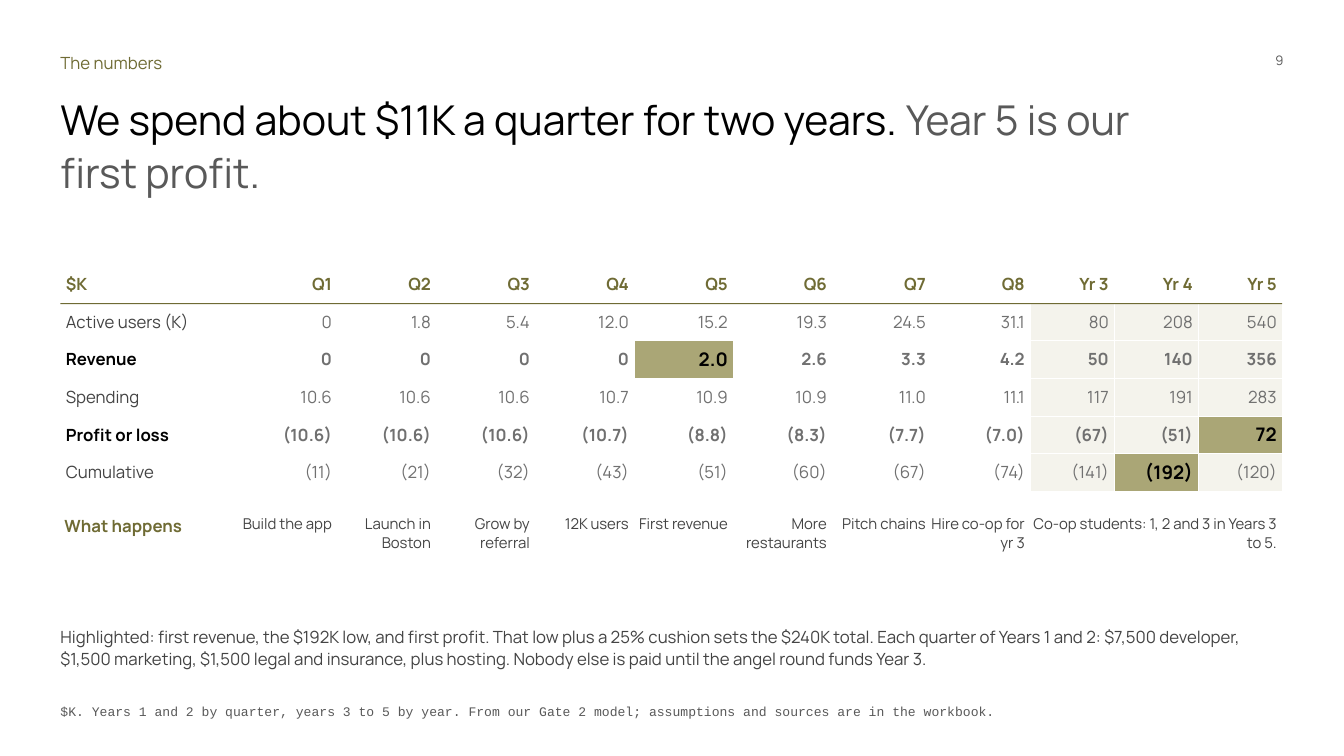
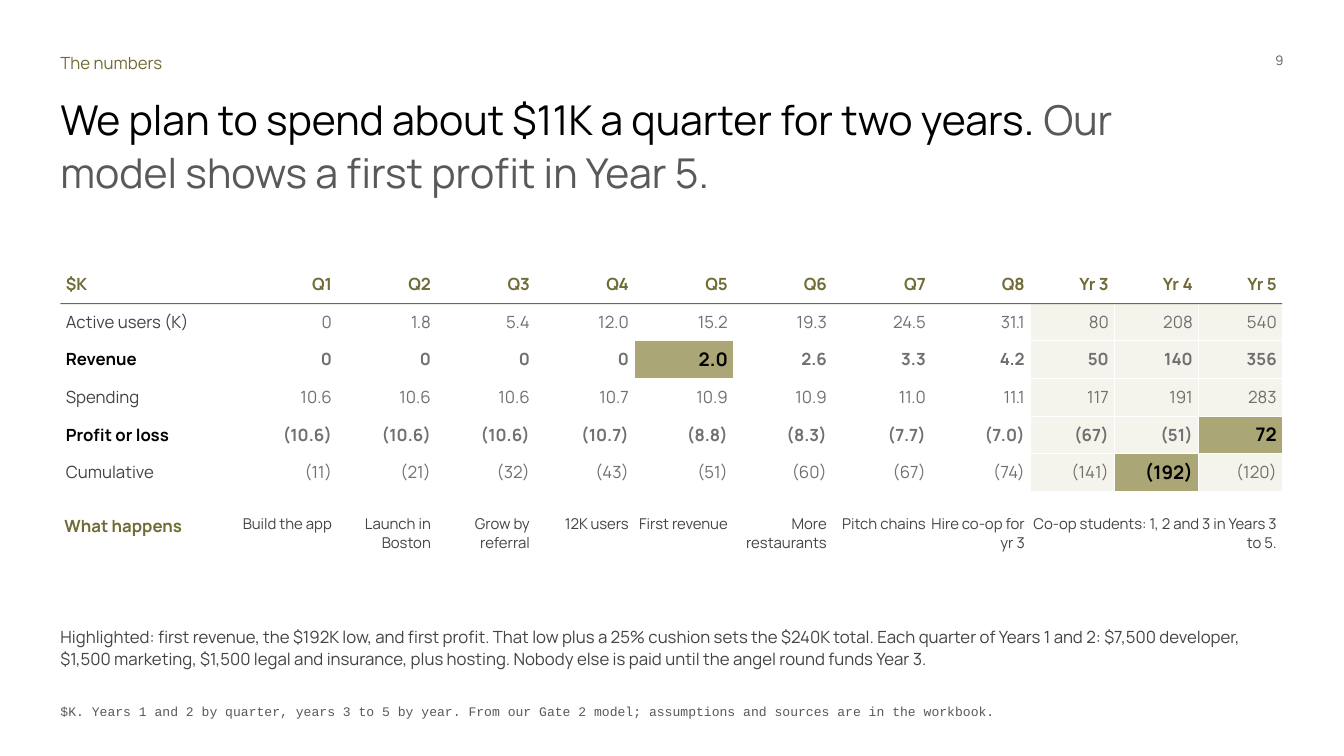
Before and after one commit to Dinguusto/Alex-s-workout-app, a slide deck: slide 9 of ENTR_4501_Gate_2_deck_readable.pptx. Drawn at 1344x756 pixels with LibreOffice and Linux fonts; fonts in the diff are those of the drawing. Boxes give left, top, right and bottom in pixels: in the first picture for what was removed or moved away, otherwise in the second. Text is boxed around its words. In the diff, an @@ line names an element or a change of style, - is before the commit and + after.

```diff
--- a/ENTR_4501_Gate_2_deck_readable.pptx
+++ b/ENTR_4501_Gate_2_deck_readable.pptx
@@ text at box(60, 101, 1113, 198): text changed @@
-We spend about $11K a quarter for two years. Year 5 is our first profit.
+We plan to spend about $11K a quarter for two years. Our model shows a first profit in Year 5.
```
Also in this commit, not shown: 10 other slides changed.
